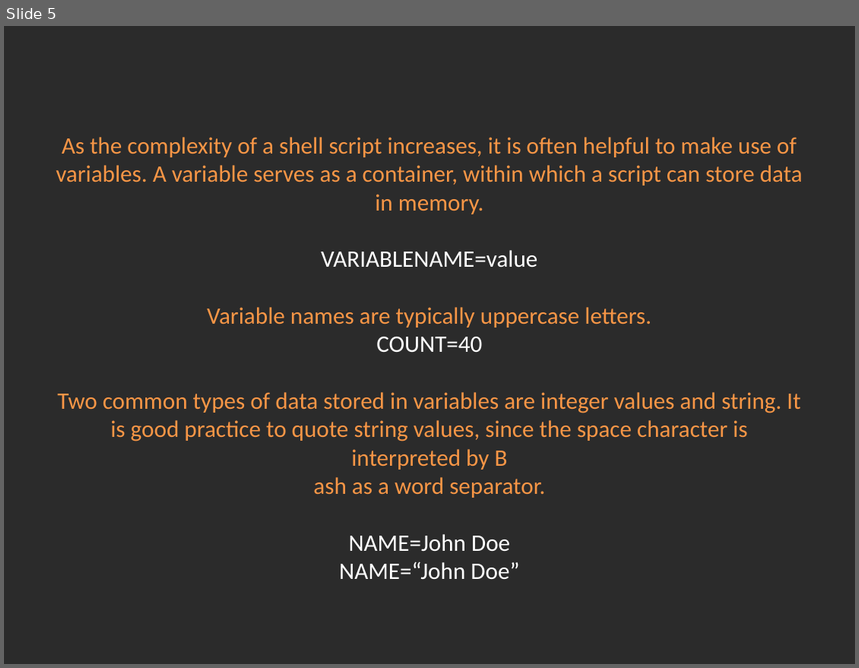
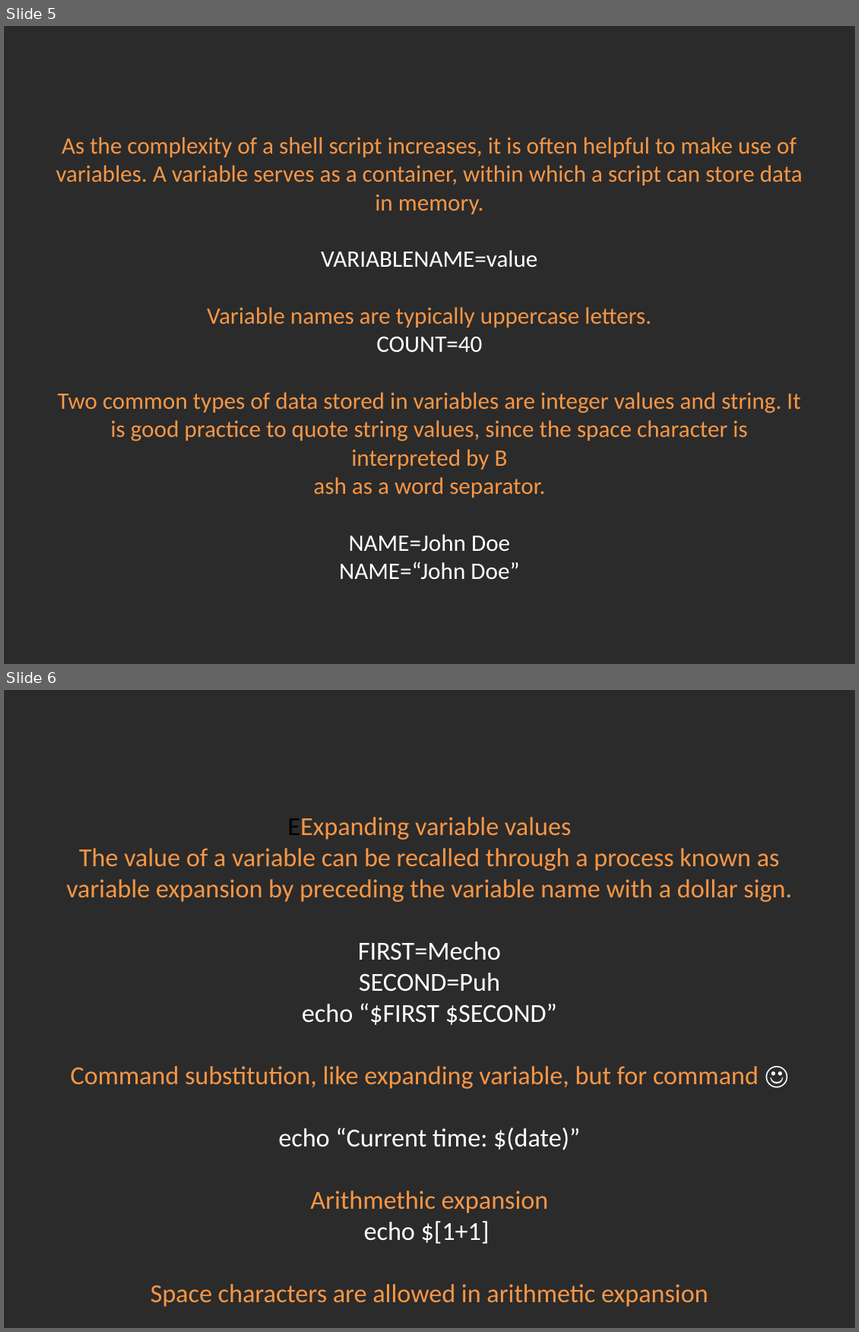
Before and after one commit to Academy-Soft-Intellect/Linux-Course, a slide deck: 15.BashScripting/15-Bash_Scripting.pptx. Shown one above the other, each under a label of ours: slide 5 before the commit, slides 5 and 6 after it. The pictures are 859x668 and 859x1332 pixels, drawn with LibreOffice and Linux fonts; fonts in the diff are those of the drawing; background and template pictures are left out; a plain dark background stands for a picture behind light text. Boxes give left, top, right and bottom in pixels: in the first picture for what was removed or moved away, otherwise in the second. Text is boxed around its words. In the diff, an @@ line names an element or a change of style, - is before the commit and + after.

```diff
--- a/15.BashScripting/15-Bash_Scripting.pptx
+++ b/15.BashScripting/15-Bash_Scripting.pptx
@@ slide 6 added at (4,690,855,1328), background picture (left out) @@
@@ title added at (66,817,792,1307), 22 pt, text #F79646 @@
+EExpanding variable values
+The value of a variable can be recalled through a process known as variable expansion by preceding the variable name with a dollar sign.
+FIRST=Mecho
+SECOND=Puh
+echo “$FIRST $SECOND”
+Command substitution, like expanding variable, but for command ☺
+echo “Current time: $(date)”
+Arithmethic expansion
+echo $[1+1]
+Space characters are allowed in arithmetic expansion
```
Also in this commit, not shown: 2 other slides added.
